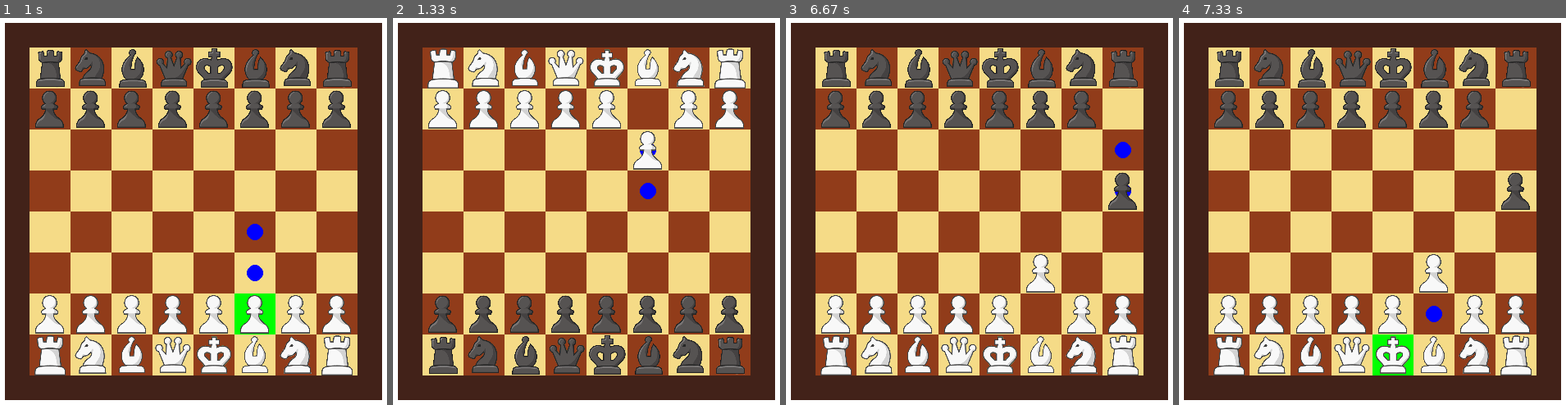
Above: before the commit, frames 1-4 (left to right).
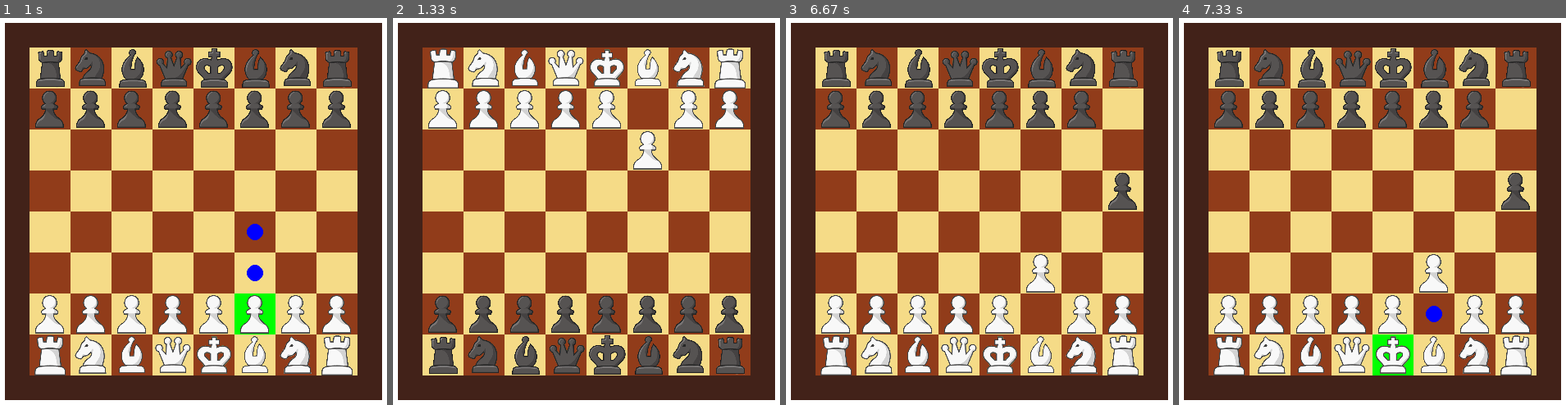
Above: after the commit, the same moments.

Repository: spawncreeper2006/Chess-NEA
Game: pygame game, started from main.py
Same seed, same stepped clock (60 frames per second), same inputs: the game is played once before the commit and once after it.
Inputs (mouse positions are in pixels of both pictures, inside the frame that each line leads up to):
- Up to frame 1 (1 s): click (193, 211) at 0.38 s; click (239, 319) at 0.72 s
- Up to frame 2 (1.33 s): click (644, 254) at 1.05 s
- Up to frame 3 (6.67 s): click (956, 339) at 1.88 s; click (1107, 288) at 2.22 s; click (863, 296) at 4.38 s; click (836, 180) at 4.72 s; click (905, 354) at 5.08 s; click (1080, 145) at 5.55 s; click (1006, 346) at 5.88 s; click (1130, 331) at 6.22 s; click (1122, 250) at 6.55 s
- Up to frame 4 (7.33 s): click (1279, 331) at 6.88 s; click (1395, 343) at 7.22 s

Frame 1 is identical in both runs. In frame 2, 0.2% of the frame differs, in the area x 63-69%, y 32-47%; in frame 3, 0.2%; in frame 4, nothing differs.

Commit message:
bug fixes

Diff:
--- a/chess_engine.py
+++ b/chess_engine.py
@@ -46,22 +46,18 @@
     possible_grid.white_pieces = grid.white_pieces.copy()
 
     possible_grid.black_pieces = grid.black_pieces.copy()
-
     piece_position = piece.pos
-    # del piece
     piece = possible_grid.coords(piece_position).piece
     possible_grid = piece.move(possible_grid, pos)
 
 
+
+
     enemy_attack_moves = get_team_attack_moves(possible_grid.current_turn, possible_grid)
 
-
-    if not possible_grid.king_pos[piece.color] in enemy_attack_moves:
-
-        return True
-    else:
-
-        return False
+    return not possible_grid.king_pos[possible_grid.current_turn] in enemy_attack_moves
+
+
 
 def add_coords(c1:tuple,
                c2:tuple) -> tuple:
@@ -76,6 +72,19 @@
             return 'b'
         case 'b':
             return 'w'
+
+def king_in_check(grid):
+    if grid.king_pos[grid.current_turn] in get_team_attack_moves(other_team(grid.current_turn), grid):
+        match grid.current_turn:
+            case 'w':
+                grid.white_checked = True
+            case 'b':
+                grid.black_checked = True
+
+    else:
+        grid.white_checked = False
+        grid.black_checked = False
+
 
 class Square:
     def __init__(self, color:tuple):
@@ -221,6 +230,9 @@
         self.pos = new_pos
         self.has_moved = True
         new_grid.change_current_turn()
+
+        king_in_check(grid)
+
         return new_grid
 
     def same_color(self,
@@ -413,6 +425,8 @@
         self.has_moved = True
         new_grid.change_current_turn()
         new_grid.king_pos[self.color] = new_pos
+
+        king_in_check(grid)
         return new_grid
 
     def get_moves(self, grid) -> set:
--- a/main.py
+++ b/main.py
@@ -1,6 +1,7 @@
 import pygame
 from chess_engine import *
 import os
+import warnings
 
 pygame.init()
 
@@ -41,7 +42,9 @@
     screen.blit(FONT.render("Check", False, color), (WIDTH//2 - 40, 20))
 
 def display_checkmate(screen:pygame.surface.Surface, color=RED):
-    pass
+    screen.blit(FONT.render("Checkmate", False, color), (WIDTH//2 - 40, 20))
+
+
 
 current_possible_move_coords = []
 
@@ -68,9 +71,6 @@
 
         coords = self.screen_to_chess_coords(click_pos)
 
-
-
-
         if in_grid(coords):
             return coords
         else:
@@ -105,14 +105,13 @@
             pygame.draw.rect(screen, square.color, [coords[0], coords[1], self.square_size, self.square_size],0)
 
 
-
-
-            if chess_coords in current_possible_move_coords:
-                pygame.draw.circle(screen, BLUE, (coords[0] + BLUE_DOT_OFFSET, coords[1] + BLUE_DOT_OFFSET), 10, 10)
-
             if square.contains_piece:
                 # screen.blit(FONT.render(square.piece.piece_identifier, True, BLACK), coords)
                 screen.blit(MAIN_PIECE_IMAGE_DICT[square.piece.piece_identifier], coords)
+
+            if chess_coords in current_possible_move_coords:
+                pygame.draw.circle(screen, BLUE, (coords[0] + BLUE_DOT_OFFSET, coords[1] + BLUE_DOT_OFFSET), 10, 10)
+
 
 
 pygame.display.set_caption("Easy Chess: White Turn")
@@ -128,6 +127,8 @@
 
 FOLDER_NAME = 'assets'
 
+
+
 BB_IMAGE = pygame.image.load(os.path.join(FOLDER_NAME, 'black_bishop.png'))
 BK_IMAGE = pygame.image.load(os.path.join(FOLDER_NAME, 'black_king.png'))
 BKN_IMAGE = pygame.image.load(os.path.join(FOLDER_NAME, 'black_knight.png'))
@@ -166,13 +167,14 @@
         if event.type == pygame.QUIT:
               running = False
 
-        elif event.type == pygame.MOUSEBUTTONDOWN:
+        elif event.type == pygame.MOUSEBUTTONDOWN: #MOUSE CLICK ACTIONS
             pos = pygame.mouse.get_pos()
             coords = pygame_chess_grid.handle_click(pos)
             if coords != None:
 
                 this_square = grid.coords(coords)
-                if this_square.contains_piece and this_square.piece.color == grid.current_turn:
+
+                if this_square.contains_piece and this_square.piece.color == grid.current_turn: #SELECTING PIECE
 
 
                     this_square.clicked()
@@ -199,11 +201,11 @@
                         square.is_possible_move()
                         current_possible_moves.append(square)
 
-                elif this_square in current_possible_moves:
+                elif this_square in current_possible_moves: #MOVING
                     selected.piece.move(grid, coords)
                     back_to_default(selected, current_possible_moves)
                     selected = None
-                    current_possible_moves = set()
+                    current_spossible_moves = set()
                     match grid.current_turn:
                         case "w":
                             pygame.display.set_caption("Easy Chess: White Turn")
@@ -211,6 +213,13 @@
                             pygame.display.set_caption("Easy Chess: Black Turn")
 
 
+
+                    current_possible_moves = []
+                    current_possible_move_coords = []
+
+
+
+
                 elif selected != None:
 
                     back_to_default(selected, current_possible_moves)
@@ -218,10 +227,10 @@
                     current_possible_moves = set()
 
     screen.fill(WHITE)
-
     pygame_chess_grid.render_grid(screen, grid.current_turn)
 
-    # screen.blit(FONT.render(square.piece.piece_identifier, True, BLACK), coords)
+    if grid.white_checked or grid.black_checked:
+        display_check(screen)
 
 
 
